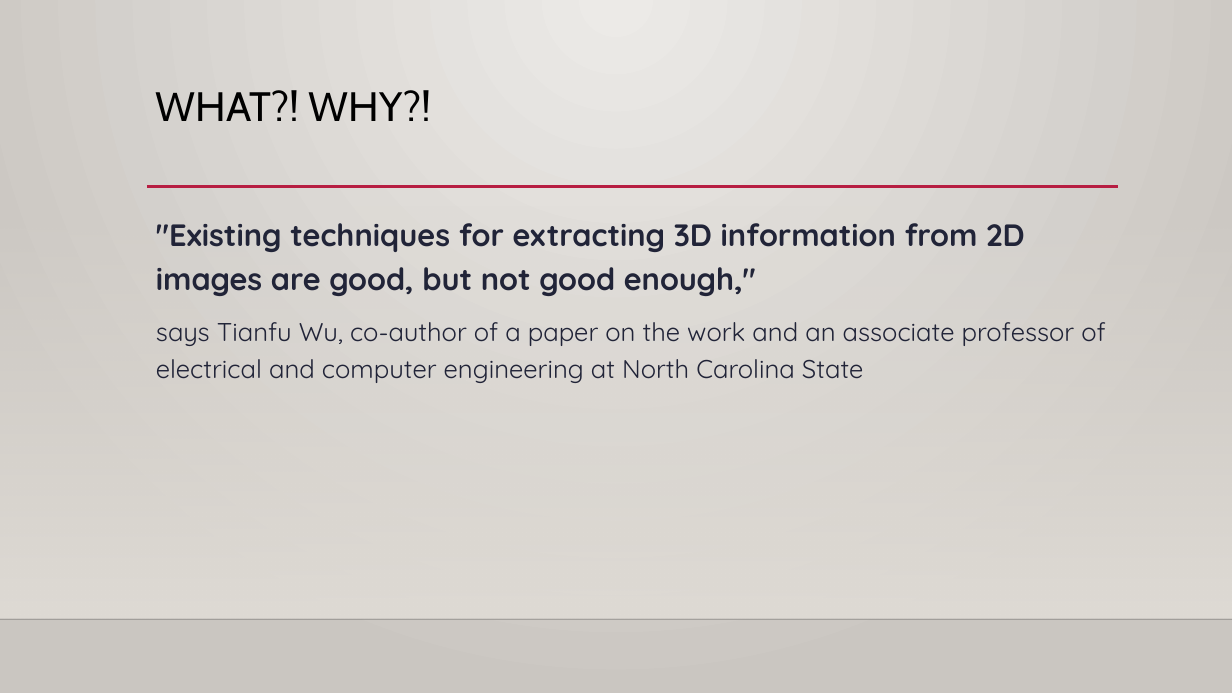
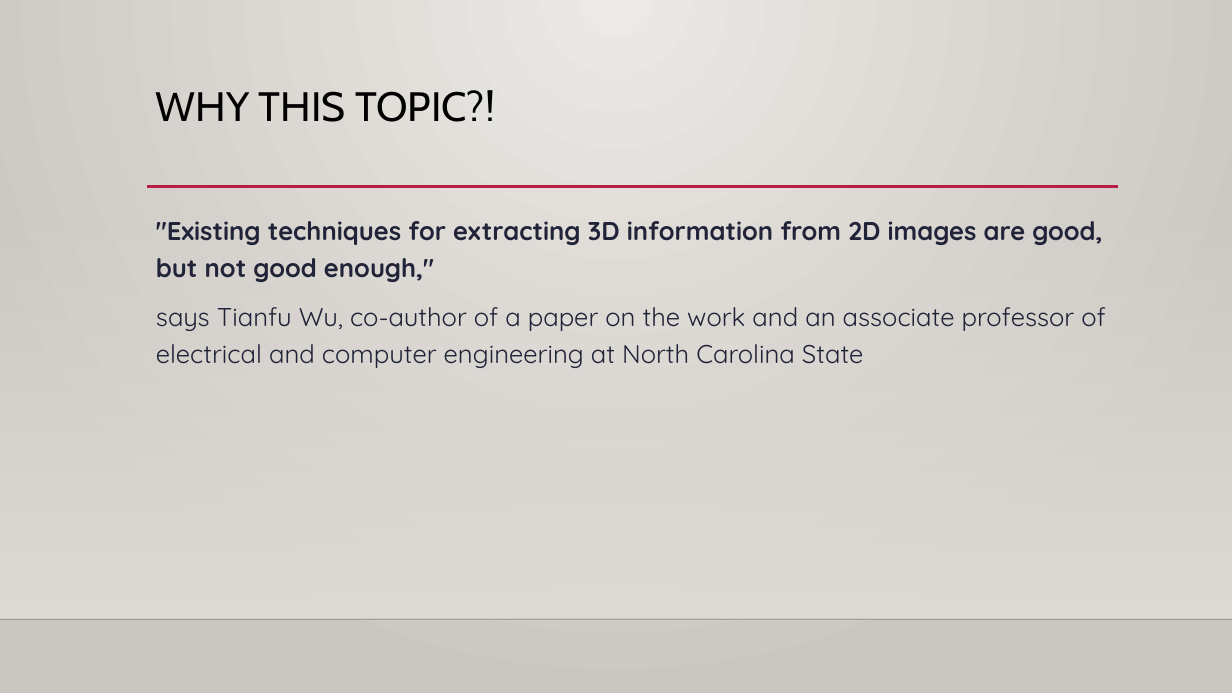
Before and after one commit to SC-One/ShapeFromX_Uni_report, a slide deck: slide 4 of Presentation/ShapeFromX_v1.pptx. Drawn at 1232x693 pixels with LibreOffice and Linux fonts; fonts in the diff are those of the drawing; background and template pictures are left out. Boxes give left, top, right and bottom in pixels: in the first picture for what was removed or moved away, otherwise in the second. Text is boxed around its words. In the diff, an @@ line names an element or a change of style, - is before the commit and + after.

```diff
--- a/Presentation/ShapeFromX_v1.pptx
+++ b/Presentation/ShapeFromX_v1.pptx
@@ title at (x1=156, y1=90, x2=495, y2=122): text changed @@
-WHAT?! WHY?!
+WHY THIS TOPIC?!
@@ text at (x1=156, y1=221, x2=1102, y2=282): size 24 to 20 pt in ""Existing techniques for extracting 3D information from ..." @@
```
Also in this commit, not shown: 4 other slides changed, 13 slides added, 2 slides removed.
